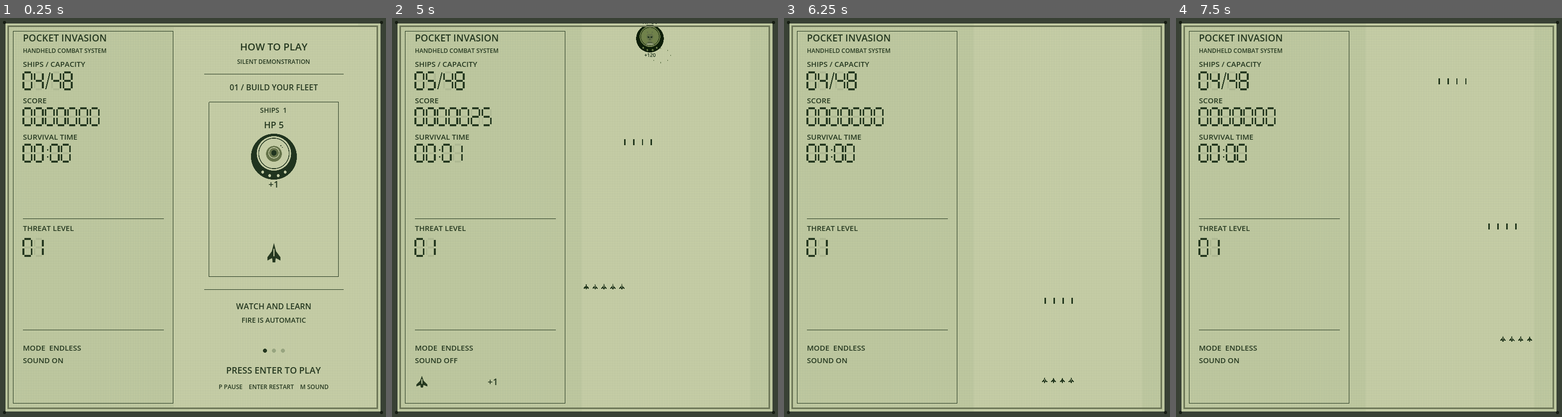
Above: before the commit, frames 1-4 (left to right).
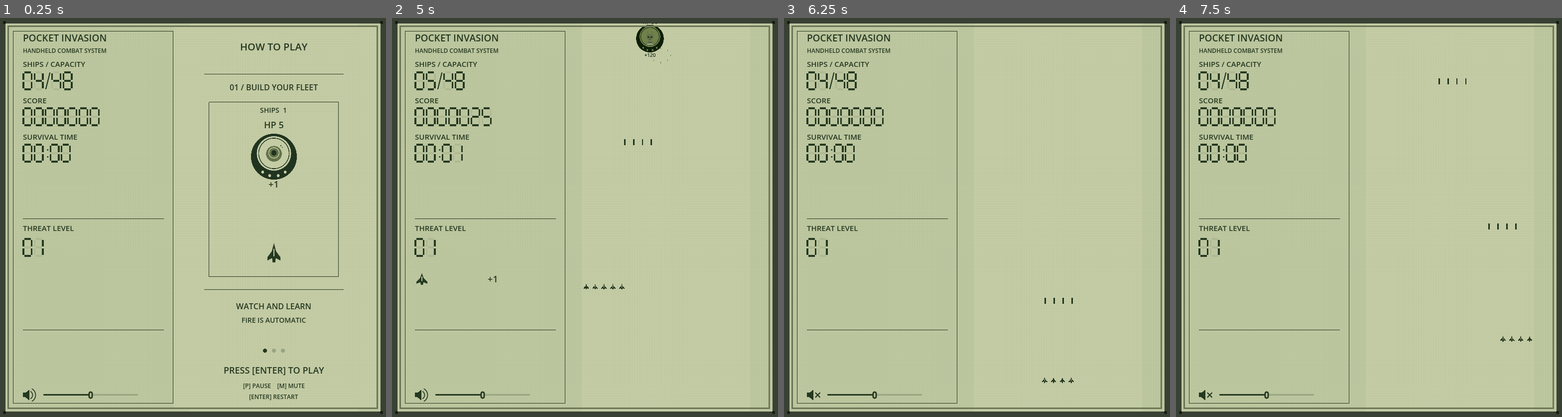
Above: after the commit, the same moments.

Repository: barmassimo/pocket-invasion
Game: Godot game, scene res://scenes/main.tscn
The game is run twice, just before and just after one commit, with the same random seed, the same clock (stepped at 60 frames per second) and the same inputs.
Inputs (mouse positions are in pixels of both pictures, inside the frame that each line leads up to):
- Up to frame 1 (0.25 s): no input
- Up to frame 2 (5 s): click (422, 393) at 0.52 s; tap Enter at 1.25, 2.3, 2.85 s; move the mouse to (669, 197) at 1.27 s; hold D 1.28-2.03 s; tap F at 1.35, 3.8, 4.35 s; click (669, 197) at 1.42 s; tap M at 1.55, 2.1, 4.55 s; move the mouse to (507, 237) at 2.02 s; hold S 2.03-2.78 s; click (507, 237) at 2.17 s; move the mouse to (623, 129) at 2.77 s; hold D 2.78-3.53 s; click (623, 129) at 2.92 s; tap Keypad Enter at 3.05, 3.6 s; tap Space at 3.5 s; move the mouse to (565, 297) at 3.52 s; hold W 3.53-4.28 s; click (565, 297) at 3.67 s; move the mouse to (700, 277) at 4.27 s; hold Left from 4.28 s (still down); click (700, 277) at 4.42 s
- Up to frame 3 (6.25 s): move the mouse to (861, 157) at 5.02 s; tap M at 5.1 s; click (861, 157) at 5.17 s; tap Enter at 5.3, 5.75, 5.85 s; move the mouse to (996, 217) at 5.77 s; release Left at 5.78 s; hold S from 5.78 s (still down); click (996, 217) at 5.92 s; tap Keypad Enter at 6.05 s
- Up to frame 4 (7.5 s): move the mouse to (1311, 117) at 6.52 s; release S at 6.53 s; hold D 6.53-7.28 s; tap Keypad Enter at 6.6 s; click (1311, 117) at 6.67 s; tap F at 6.8 s; tap Space at 7.25 s; move the mouse to (1453, 197) at 7.27 s; hold W from 7.28 s (still down); tap Ctrl at 7.35 s; click (1453, 197) at 7.42 s

The runs differ from the first frame. In frame 1, 1.0% of the frame differs, in the area x 5-86%, y 10-97%; in frame 2, 0.4%; in frame 3, 0.3%; in frame 4, 0.3%.

Commit message:
Add volume controls and fullscreen shortcuts; refine demo UI

Diff:
--- /dev/null
+++ b/game/assets/icons/volume_knob.svg
@@ -0,0 +1 @@
+<svg xmlns="http://www.w3.org/2000/svg" width="12" height="18" viewBox="0 0 16 24"><rect x="2" y="2" width="12" height="20" rx="6" fill="#253820"/><rect x="6" y="6" width="4" height="12" rx="2" fill="#c4cca5"/></svg>
--- a/game/project.godot
+++ b/game/project.godot
@@ -8,6 +8,7 @@
 window/size/viewport_width=775
 window/size/viewport_height=800
 window/stretch/mode="canvas_items"
+window/stretch/aspect="keep"
 
 [rendering]
 renderer/rendering_method="gl_compatibility"
--- a/game/scripts/attract_demo.gd
+++ b/game/scripts/attract_demo.gd
@@ -8,7 +8,6 @@
 const LESSON_SECONDS: float = 9.0
 const LOOP_SECONDS: float = LESSON_SECONDS * 3.0
 var clock: float = 0.0
-var defeated: bool = false
 var font := SystemFont.new()
 
 
@@ -54,8 +53,7 @@
 	var time: float = fposmod(clock, LESSON_SECONDS)
 	# Hold the result completely still for the last three seconds of each lesson.
 	var action: float = minf(time, 6.0)
-	text_at(0, "FLEET LOST" if defeated else "HOW TO PLAY", 20)
-	text_at(27, "HOW TO PLAY / DEMO" if defeated else "SILENT DEMONSTRATION", 12)
+	text_at(0, "HOW TO PLAY", 20)
 	draw_line(Vector2(0, 48), Vector2(280, 48), INK)
 	text_at(80, ["01 / BUILD YOUR FLEET", "02 / EARN POINTS", "03 / WATCH YOUR HULL"][lesson], 16)
 	draw_rect(Rect2(10, 104, 260, 350), INK, false)
@@ -73,11 +71,12 @@
 			text_at(512 + i * 25, lines[i], 16)
 	else:
 		text_at(519, "WATCH AND LEARN", 16)
-		text_at(546, "FIRE IS AUTOMATIC" if lesson < 2 else "MOVE WITH WASD / ARROWS", 14)
+		text_at(546, "FIRE IS AUTOMATIC" if lesson < 2 else "MOVE [W][A][S][D] / [ARROWS]", 14)
 	for i: int in range(3):
 		draw_circle(Vector2(122 + i * 18, 602), 4, INK if i == lesson else Color("98a580"))
-	text_at(648, "PRESS ENTER TO PLAY", 18)
-	text_at(679, "P PAUSE    ENTER RESTART    M SOUND", 12)
+	text_at(648, "PRESS [ENTER] TO PLAY", 18)
+	text_at(677, "[P] PAUSE    [M] MUTE", 12)
+	text_at(699, "[ENTER] RESTART", 12)
 
 func draw_shooting(time: float, kind: int) -> void:
 	var impact: Vector2 = Vector2(140, 213)
--- a/game/scripts/lcd_display.gd
+++ b/game/scripts/lcd_display.gd
@@ -1,5 +1,8 @@
 class_name LcdDisplay
 extends Control
+
+signal volume_changed(percent: float)
+signal mute_requested
 
 const Rules = preload("res://scripts/invasion_rules.gd")
 const Demo = preload("res://scripts/attract_demo.gd")
@@ -12,6 +15,8 @@
 var soldiers: int = 4
 var score: int = 0
 var seconds: int = 0
+var muted: bool = false
+var volume_slider: HSlider
 var lcd_font := SystemFont.new()
 
 func _ready() -> void:
@@ -22,6 +27,40 @@
 	demo = Demo.new() as AttractDemo
 	demo.position = Vector2(PLAYFIELD_CENTER_X - 140, 65)
 	add_child(demo)
+	volume_slider = HSlider.new()
+	volume_slider.position = Vector2(87, 742)
+	volume_slider.size = Vector2(190, 28)
+	volume_slider.min_value = 0
+	volume_slider.max_value = 100
+	volume_slider.step = 1
+	volume_slider.value = 50
+	volume_slider.focus_mode = Control.FOCUS_NONE
+	volume_slider.mouse_filter = Control.MOUSE_FILTER_STOP
+	volume_slider.tooltip_text = "Volume"
+	for style_name: String in ["slider", "grabber_area", "grabber_area_highlight"]:
+		var track := StyleBoxFlat.new()
+		track.bg_color = Color("98a580") if style_name == "slider" else INK
+		track.content_margin_top = 1.5
+		track.content_margin_bottom = 1.5
+		track.corner_radius_top_left = 2
+		track.corner_radius_top_right = 2
+		track.corner_radius_bottom_left = 2
+		track.corner_radius_bottom_right = 2
+		volume_slider.add_theme_stylebox_override(style_name, track)
+	for icon_name: String in ["grabber", "grabber_highlight", "grabber_disabled"]:
+		volume_slider.add_theme_icon_override(icon_name, preload("res://assets/icons/volume_knob.svg"))
+	volume_slider.value_changed.connect(func(value: float) -> void: volume_changed.emit(value))
+	add_child(volume_slider)
+	var speaker_button := Button.new()
+	speaker_button.position = Vector2(40, 740)
+	speaker_button.size = Vector2(40, 30)
+	speaker_button.flat = true
+	speaker_button.focus_mode = Control.FOCUS_NONE
+	speaker_button.mouse_default_cursor_shape = Control.CURSOR_POINTING_HAND
+	for style_name: String in ["normal", "hover", "pressed", "focus"]:
+		speaker_button.add_theme_stylebox_override(style_name, StyleBoxEmpty.new())
+	speaker_button.pressed.connect(func() -> void: mute_requested.emit())
+	add_child(speaker_button)
 
 func set_playing(playing: bool) -> void:
 	demo.set_playing(playing)
@@ -61,6 +100,22 @@
 	caption(Vector2(46, 427), "THREAT LEVEL")
 	segment_text("%02d" % Rules.threat_level(float(seconds)), Vector2(47, 443), 34)
 	draw_line(Vector2(46, 626), Vector2(329, 626), INK)
+	draw_set_transform(Vector2(46, 745.5), 0.0, Vector2(0.75, 0.75))
+	draw_speaker(Vector2.ZERO)
+	draw_set_transform(Vector2.ZERO)
+
+func draw_speaker(at: Vector2) -> void:
+	# A compact filled speaker with sound waves or a mute cross.
+	draw_colored_polygon(PackedVector2Array([
+		at + Vector2(0, 8), at + Vector2(7, 8), at + Vector2(17, 0),
+		at + Vector2(17, 28), at + Vector2(7, 20), at + Vector2(0, 20)
+	]), INK)
+	if muted:
+		draw_line(at + Vector2(23, 8), at + Vector2(35, 20), INK, 3, true)
+		draw_line(at + Vector2(23, 20), at + Vector2(35, 8), INK, 3, true)
+	else:
+		draw_arc(at + Vector2(15, 14), 11, -PI / 3, PI / 3, 16, INK, 2, true)
+		draw_arc(at + Vector2(15, 14), 19, -PI / 3, PI / 3, 24, INK, 2, true)
 
 func segment_text(text: String, at: Vector2, height: float) -> void:
 	var cursor: Vector2 = at
--- a/game/scripts/main.gd
+++ b/game/scripts/main.gd
@@ -24,7 +24,6 @@
 var score: int = 0
 var running: bool = false
 var started: bool = false
-var audio_status: Label
 var message: Label
 var toast: Label
 var toast_clock: float = 0.0
@@ -145,18 +144,18 @@
 	add_child(layer)
 	lcd = Display.new() as LcdDisplay
 	layer.add_child(lcd)
-	audio_status = label_at(Vector2(46, 650), 15, Color("ffc477"))
-	layer.add_child(audio_status)
+	lcd.volume_changed.connect(set_sound_volume)
+	lcd.mute_requested.connect(toggle_sound_mute)
 	message = label_at(Vector2(380, 310), 22, Color.WHITE)
 	message.size = Vector2(340, 220)
 	message.horizontal_alignment = HORIZONTAL_ALIGNMENT_CENTER
 	layer.add_child(message)
-	toast = label_at(Vector2(80, 716), 18, Color("90ffe0"))
+	toast = label_at(Vector2(80, 510), 18, Color("90ffe0"))
 	toast.size.x = 245
 	toast.horizontal_alignment = HORIZONTAL_ALIGNMENT_CENTER
 	layer.add_child(toast)
 	toast_icon = TextureRect.new()
-	toast_icon.position = Vector2(46, 716)
+	toast_icon.position = Vector2(46, 510)
 	toast_icon.size = Vector2(28, 28)
 	toast_icon.expand_mode = TextureRect.EXPAND_IGNORE_SIZE
 	toast_icon.modulate = Color("253820")
@@ -198,7 +197,6 @@
 	started = play
 	defeat_hold_remaining = 0.0
 	lcd.set_playing(play)
-	lcd.demo.defeated = false
 	message.visible = play
 	message.text = "" if play else "POCKET INVASION\n\nREADY"
 	update_hud()
@@ -243,8 +241,11 @@
 	if event.keycode == KEY_ENTER or event.keycode == KEY_KP_ENTER:
 		reset_run()
 	elif event.keycode == KEY_M:
-		sound.toggle_mute()
-		update_hud()
+		toggle_sound_mute()
+	elif event.keycode == KEY_F11 or event.keycode == KEY_F:
+		var mode: DisplayServer.WindowMode = DisplayServer.window_get_mode()
+		var fullscreen: bool = mode == DisplayServer.WINDOW_MODE_FULLSCREEN or mode == DisplayServer.WINDOW_MODE_EXCLUSIVE_FULLSCREEN
+		DisplayServer.window_set_mode(DisplayServer.WINDOW_MODE_WINDOWED if fullscreen else DisplayServer.WINDOW_MODE_FULLSCREEN)
 	elif event.keycode == KEY_P and started and not squad.is_empty():
 		running = not running
 		lcd.set_playing(true)
@@ -404,11 +405,20 @@
 	running = false
 	defeat_hold_remaining = DEFEAT_HOLD_SECONDS
 	lcd.set_playing(true)
-	lcd.demo.defeated = true
 	message.visible = true
 	sound.play_effect("defeat")
-	message.text = "FLEET LOST\n\nPRESS ENTER TO PLAY"
+	message.text = "FLEET LOST\n\nPRESS [ENTER] TO PLAY"
 
 func update_hud() -> void:
 	lcd.update_status(squad.size(), score, elapsed)
-	audio_status.text = "MODE  ENDLESS\nSOUND %s" % ("OFF" if sound.muted else "ON")
+	lcd.muted = sound.muted or sound.volume_percent <= 0.0
+
+func set_sound_volume(percent: float) -> void:
+	sound.set_volume(percent)
+	if percent > 0.0:
+		sound.muted = false
+	update_hud()
+
+func toggle_sound_mute() -> void:
+	sound.toggle_mute()
+	update_hud()
--- a/game/scripts/sound.gd
+++ b/game/scripts/sound.gd
@@ -2,8 +2,11 @@
 extends Node
 
 const SAMPLE_RATE: int = 22050
+# At half travel, effects are about 3.5 dB above the original mix.
+const VOLUME_GAIN_DB: float = 9.5
 var players: Dictionary[String, AudioStreamPlayer] = {}
 var muted: bool = false
+var volume_percent: float = 50.0
 var hit_clock: float = 0.0
 
 func _ready() -> void:
@@ -40,7 +43,8 @@
 	stream.data = data
 	var player := AudioStreamPlayer.new()
 	player.stream = stream
-	player.volume_db = volume
+	player.set_meta("base_volume_db", volume)
+	player.volume_db = volume + VOLUME_GAIN_DB + linear_to_db(volume_percent / 100.0)
 	player.max_polyphony = 3
 	add_child(player)
 	players[id] = player
@@ -49,7 +53,7 @@
 	hit_clock = maxf(0.0, hit_clock - delta)
 
 func play_effect(id: String) -> void:
-	if muted:
+	if muted or volume_percent <= 0.0:
 		return
 	if id == "hit":
 		if hit_clock > 0.0:
@@ -66,3 +70,10 @@
 	muted = not muted
 	if muted:
 		stop_all()
+
+func set_volume(percent: float) -> void:
+	volume_percent = clampf(percent, 0.0, 100.0)
+	for player: AudioStreamPlayer in players.values():
+		player.volume_db = float(player.get_meta("base_volume_db")) + VOLUME_GAIN_DB + linear_to_db(maxf(volume_percent / 100.0, 0.0001))
+	if volume_percent <= 0.0:
+		stop_all()
Not shown, added: game/assets/icons/volume_knob.svg.import
